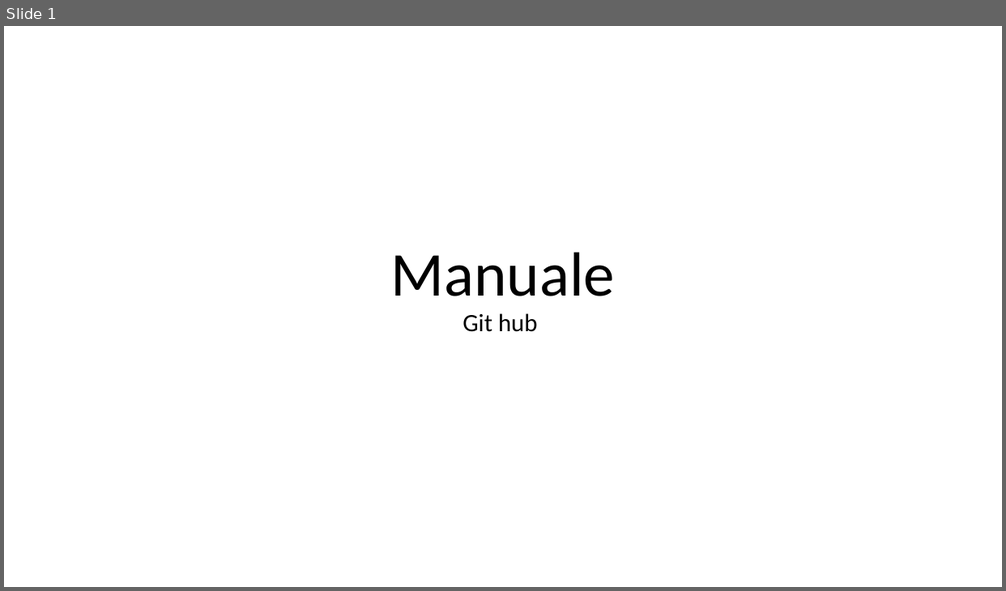
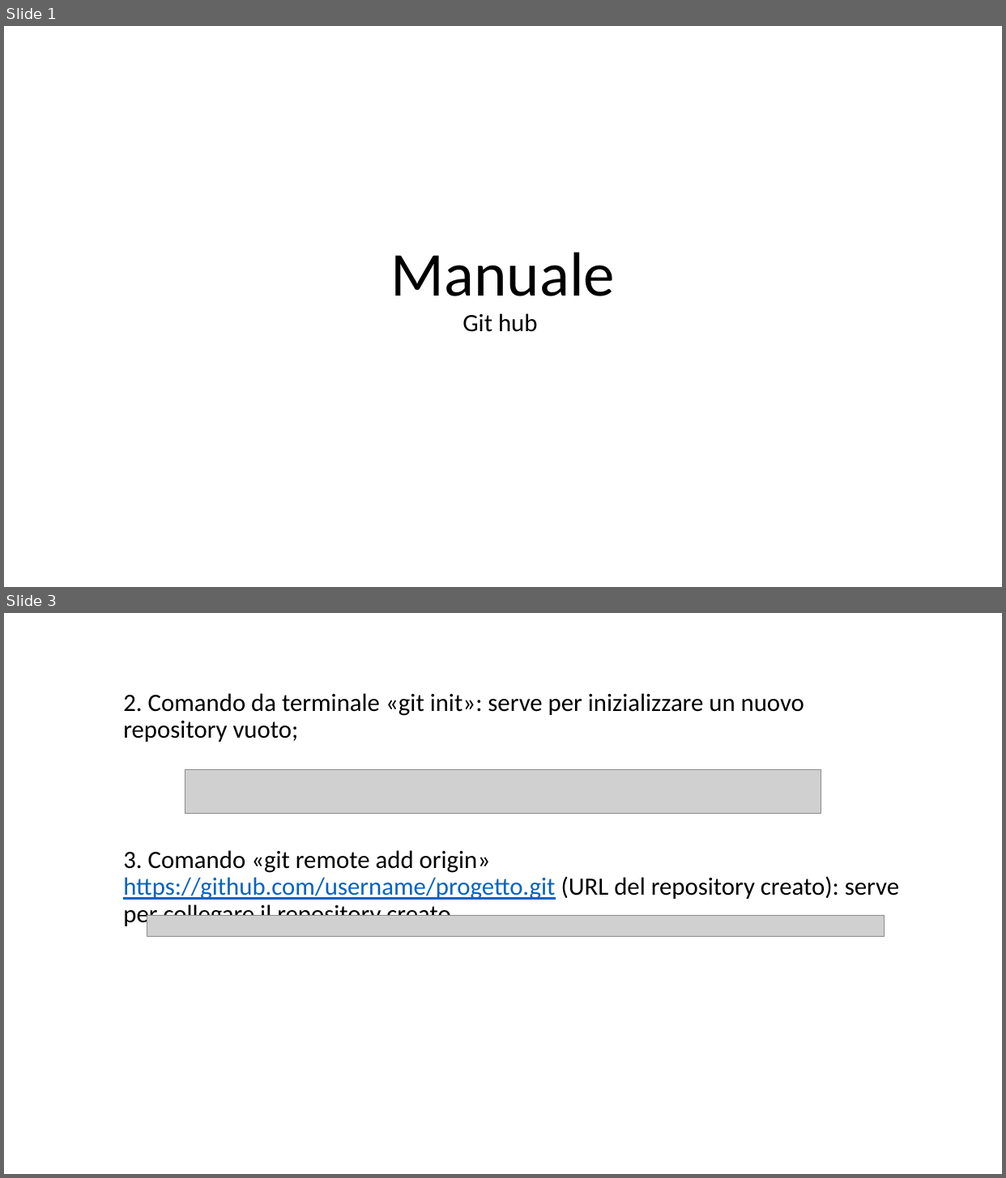
Before and after one commit to camilla-andreatta/Manuale1, a slide deck: Manuale.pptx. Shown one above the other, each under a label of ours: slide 1 before the commit, slides 1 and 3 after it; the slides between them are not shown. The pictures are 1006x591 and 1006x1178 pixels, drawn with LibreOffice and Linux fonts; fonts in the diff are those of the drawing; grey boxes stand for pictures. Boxes give left, top, right and bottom in pixels: in the first picture for what was removed or moved away, otherwise in the second. Text is boxed around its words. In the diff, an @@ line names an element or a change of style, - is before the commit and + after.

```diff
--- a/Manuale.pptx
+++ b/Manuale.pptx
@@ slide 3 added at box(4, 613, 1002, 1174), background #FFFFFF @@
@@ subtitle added at box(123, 693, 899, 929), 24 pt, text #000000 @@
+2. Comando da terminale «git init»: serve per inizializzare un nuovo repository vuoto;
+3. Comando «git remote add origin» https://github.com/username/progetto.git (URL del repository creato): serve per collegare il repository creato
@@ picture added at box(185, 769, 821, 813) @@
@@ picture added at box(147, 915, 884, 936) @@
```
Also in this commit, not shown: 1 slide changed, 6 other slides added, 1 slide removed.
